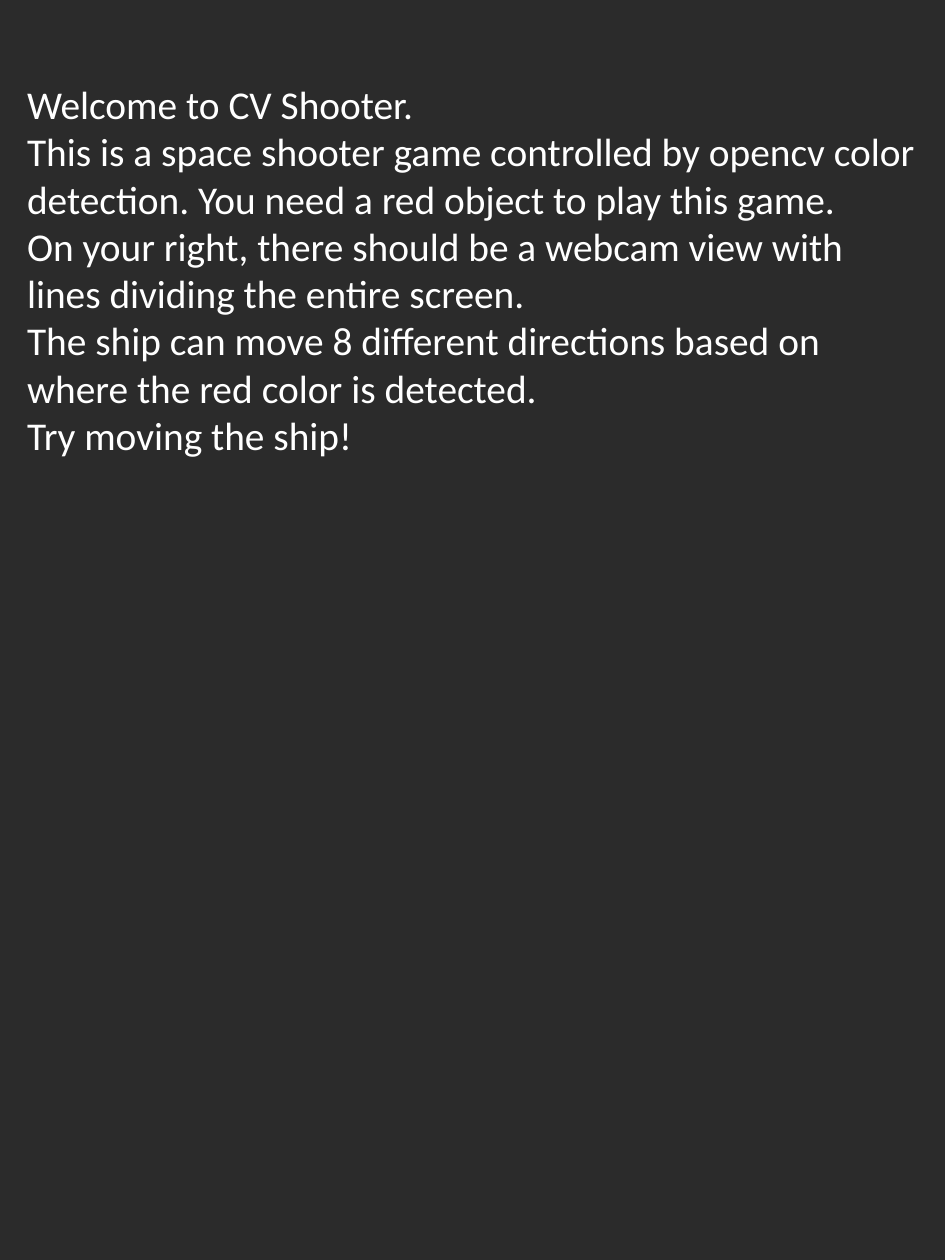
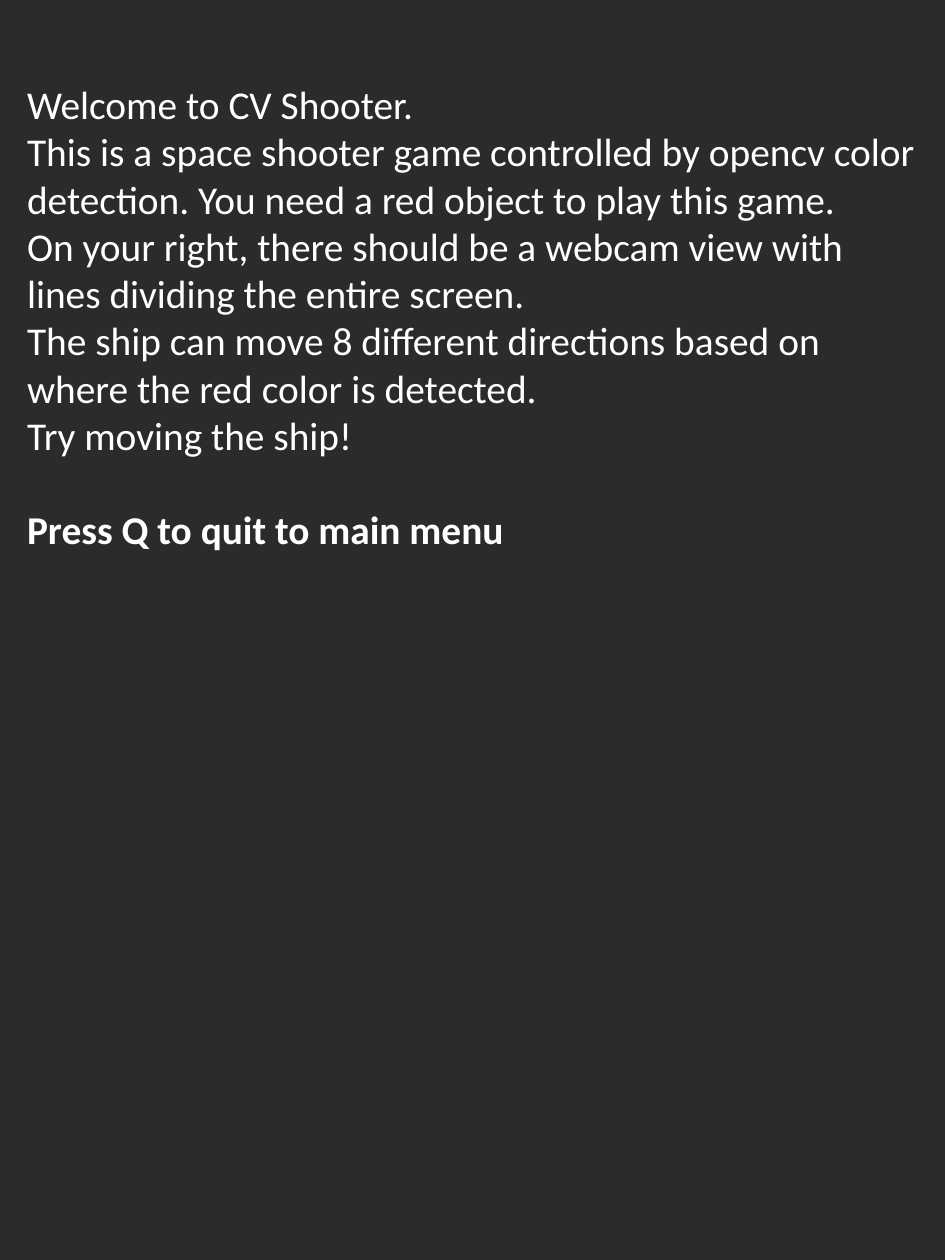
Before and after one commit to PaperbagLife/112-Term-Project-CV-Shooter, a slide deck: slide 2 of Assets/Title screen and tutrorial.pptx. Drawn at 945x1260 pixels with LibreOffice and Linux fonts; fonts in the diff are those of the drawing; background and template pictures are left out; a plain dark background stands for a picture behind light text. Boxes give left, top, right and bottom in pixels: in the first picture for what was removed or moved away, otherwise in the second. Text is boxed around its words. In the diff, an @@ line names an element or a change of style, - is before the commit and + after.

```diff
--- a/Assets/Title screen and tutrorial.pptx
+++ b/Assets/Title screen and tutrorial.pptx
@@ text at [27, 516, 503, 550]: paragraph added @@
+Press Q to quit to main menu
```
Also in this commit, not shown: 6 other files.
